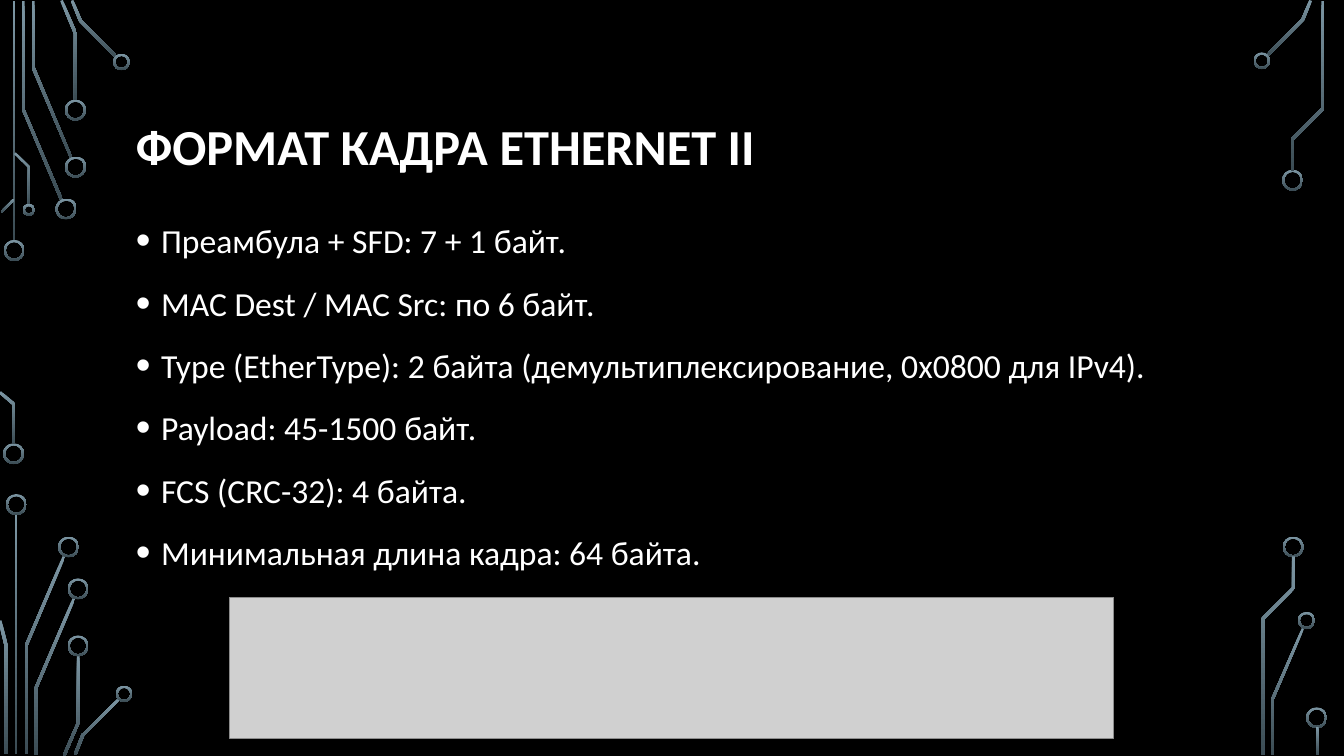
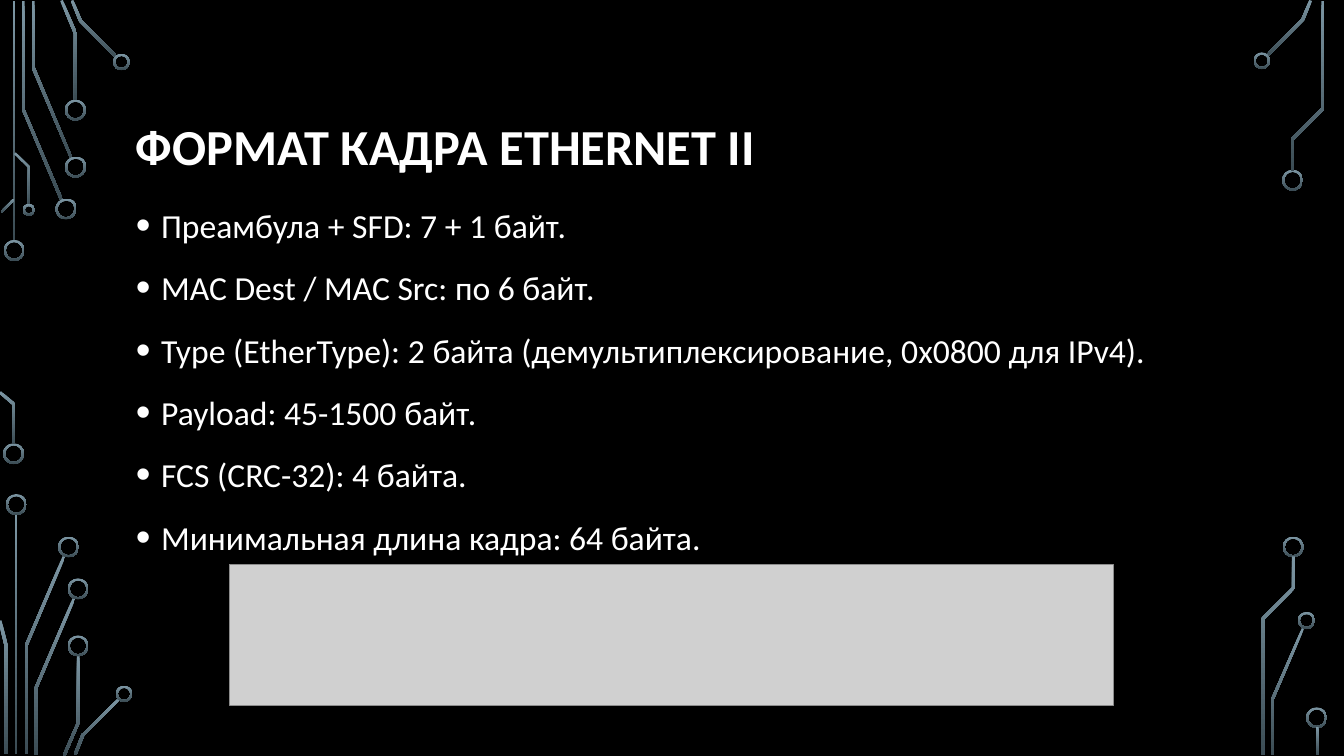
Before and after one commit to nhtgale/itn, a slide deck: slide 14 of 1.4 Direct Links/1.4 Direct Links.pptx (slide 9 before the commit). Drawn at 1344x756 pixels with LibreOffice and Linux fonts; fonts in the diff are those of the drawing; grey boxes stand for pictures; background and template pictures are left out. Boxes give left, top, right and bottom in pixels: in the first picture for what was removed or moved away, otherwise in the second. Text is boxed around its words. In the diff, an @@ line names an element or a change of style, - is before the commit and + after.

```diff
--- a/1.4 Direct Links/1.4 Direct Links.pptx
+++ b/1.4 Direct Links/1.4 Direct Links.pptx
@@ text "Преамбула + SFD: 7 + ...": place and size @@
-text "Преамбула + SFD: 7 + ..." at <box>161,230,1145,571</box>
+text "Преамбула + SFD: 7 + ..." at <box>161,215,1145,556</box>
@@ picture: place and size @@
-picture at <box>230,598,1114,739</box>
+picture at <box>230,565,1114,706</box>
```
Also in this commit, not shown: 3 other slides changed, 5 slides added, 11 other files.
